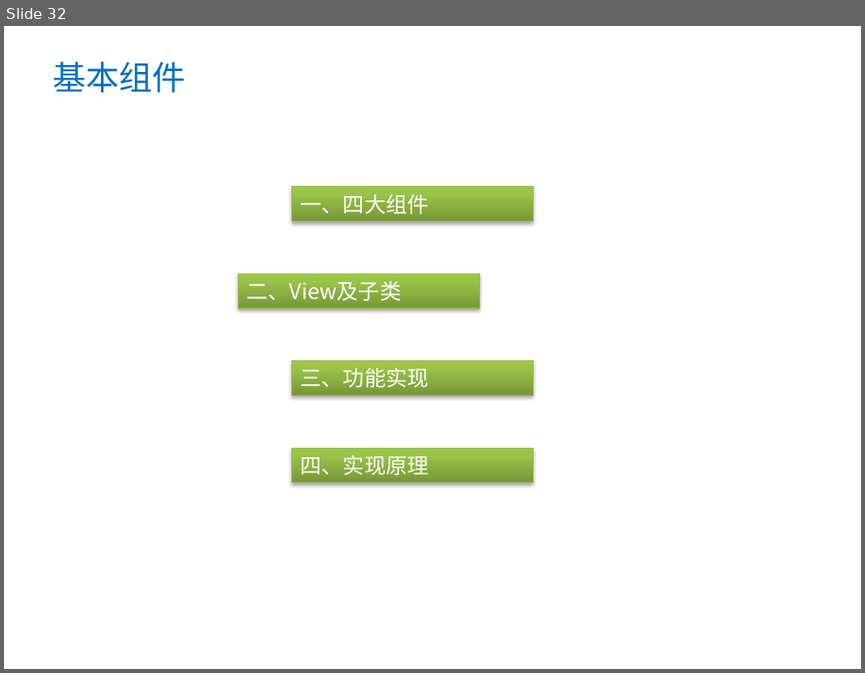
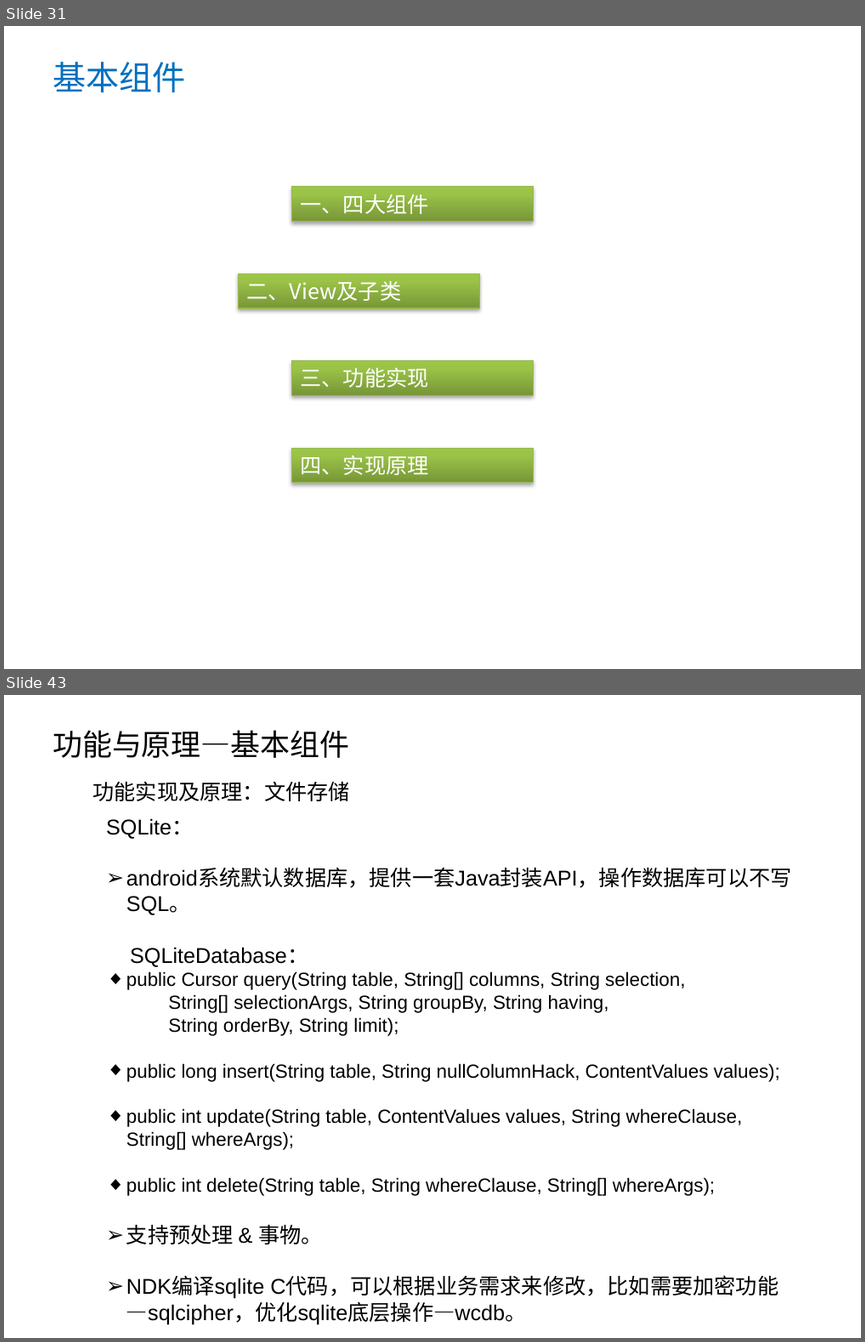
Before and after one commit to jacpy/samples, a slide deck: docs/ppt/android基础资料分享.pptx. Shown one above the other, each under a label of ours: slide 32 before the commit, slides 31 and 43 after it; the slides between them are not shown. The pictures are 865x673 and 865x1342 pixels, drawn with LibreOffice and Linux fonts; fonts in the diff are those of the drawing; background and template pictures are left out. Boxes give left, top, right and bottom in pixels: in the first picture for what was removed or moved away, otherwise in the second. Text is boxed around its words. In the diff, an @@ line names an element or a change of style, - is before the commit and + after.

```diff
--- a/docs/ppt/android基础资料分享.pptx
+++ b/docs/ppt/android基础资料分享.pptx
@@ slide 43 added at (4, 695, 861, 1338), background picture (left out) @@
@@ text added at (52, 730, 350, 758), 25 pt, text #000000 @@
+功能与原理—基本组件
@@ text added at (92, 781, 349, 801), 18 pt, text #000000 @@
+功能实现及原理：文件存储
@@ text added at (106, 818, 792, 1325), 16 pt, text #000000 @@
+SQLite：
+➢ android系统默认数据库，提供一套Java封装API，操作数据库可以不写SQL。
+SQLiteDatabase：
+◆ public Cursor query(String table, String[] columns, String selection,
+  String[] selectionArgs, String groupBy, String having,
+  String orderBy, String limit);
+◆ public long insert(String table, String nullColumnHack, ContentValues values);
+◆ public int update(String table, ContentValues values, String whereClause, String[] whereArgs);
+◆ public int delete(String table, String whereClause, String[] whereArgs);
+➢ 支持预处理 & 事物。
+➢ NDK编译sqlite C代码，可以根据业务需求来修改，比如需要加密功能—sqlcipher，优化sqlite底层操作—wcdb。
@@ what was slide 32 is now slide 31 @@
```
Also in this commit, not shown: 5 slides changed, 19 other slides added, 1 slide removed, 1 other file.
